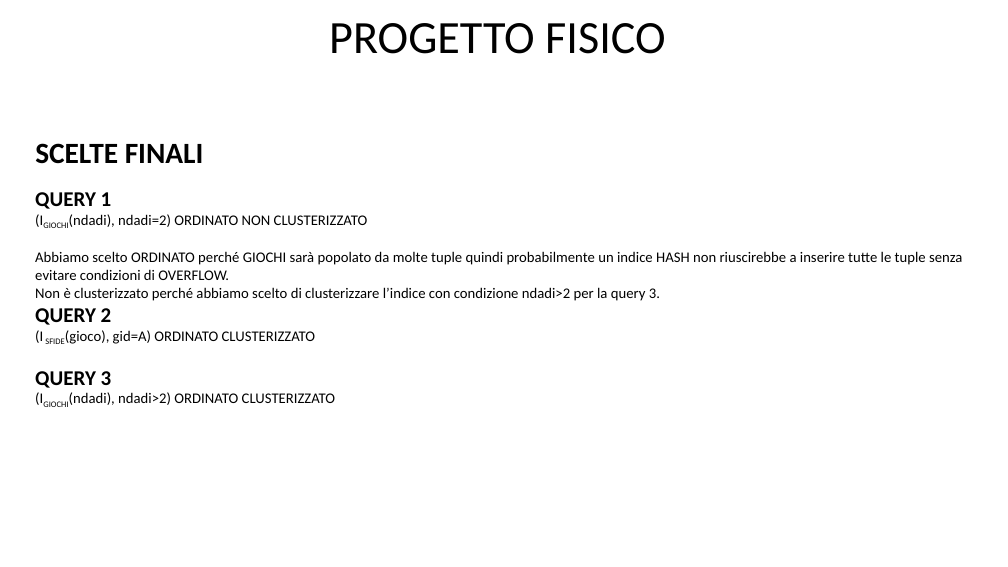
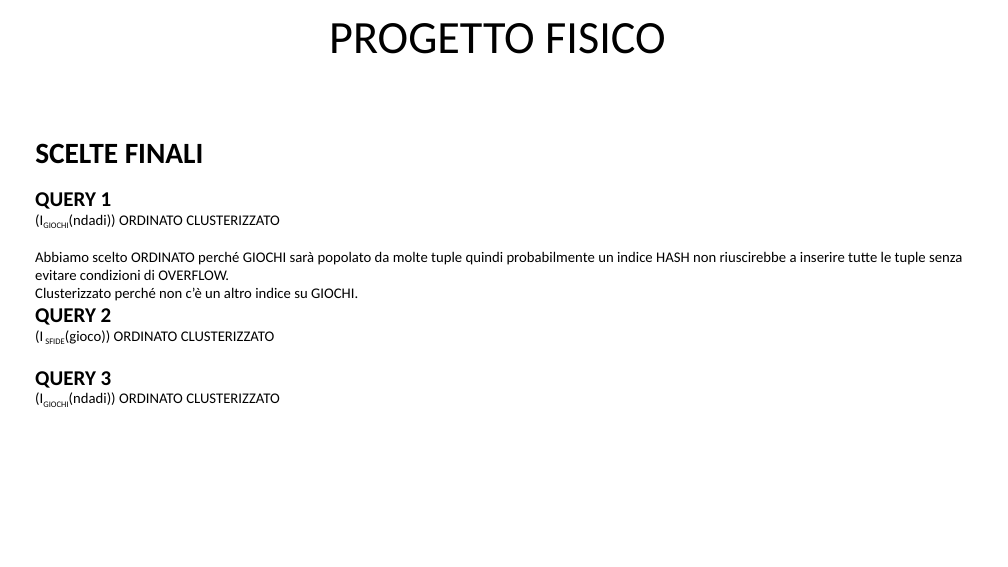
Before and after one commit to DavideGit-cs/BD_Progetto_Gruppo11, a slide deck: slide 16 of Vincoli_Domini_BDProgetto_finale.pptx. Drawn at 1008x567 pixels with LibreOffice and Linux fonts; fonts in the diff are those of the drawing. Boxes give left, top, right and bottom in pixels: in the first picture for what was removed or moved away, otherwise in the second. Text is boxed around its words. In the diff, an @@ line names an element or a change of style, - is before the commit and + after.

```diff
--- a/Vincoli_Domini_BDProgetto_finale.pptx
+++ b/Vincoli_Domini_BDProgetto_finale.pptx
@@ text at (69, 214, 280, 227): text changed @@
-(IGIOCHI(ndadi), ndadi=2) ORDINATO NON CLUSTERIZZATO
+(IGIOCHI(ndadi)) ORDINATO CLUSTERIZZATO
@@ text at (35, 287, 358, 301): text changed @@
-Non è clusterizzato perché abbiamo scelto di clusterizzare l’indice con condizione ndadi>2 per la query 3.
+Clusterizzato perché non c’è un altro indice su GIOCHI.
@@ text at (35, 330, 275, 344): text changed @@
-(I SFIDE(gioco), gid=A) ORDINATO CLUSTERIZZATO
+(I SFIDE(gioco)) ORDINATO CLUSTERIZZATO
@@ text at (69, 392, 280, 405): text changed @@
-(IGIOCHI(ndadi), ndadi>2) ORDINATO CLUSTERIZZATO
+(IGIOCHI(ndadi)) ORDINATO CLUSTERIZZATO
```
Also in this commit, not shown: 10 other slides changed, 1 other file.
